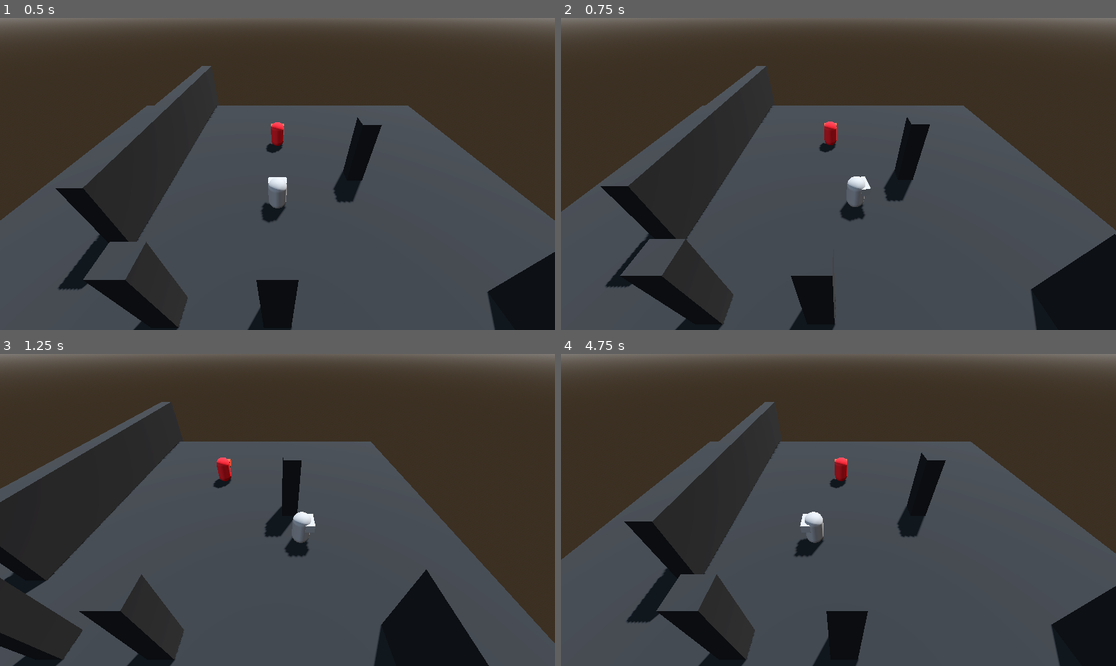
Above: before the commit, frames 1-4 (two rows, left to right).
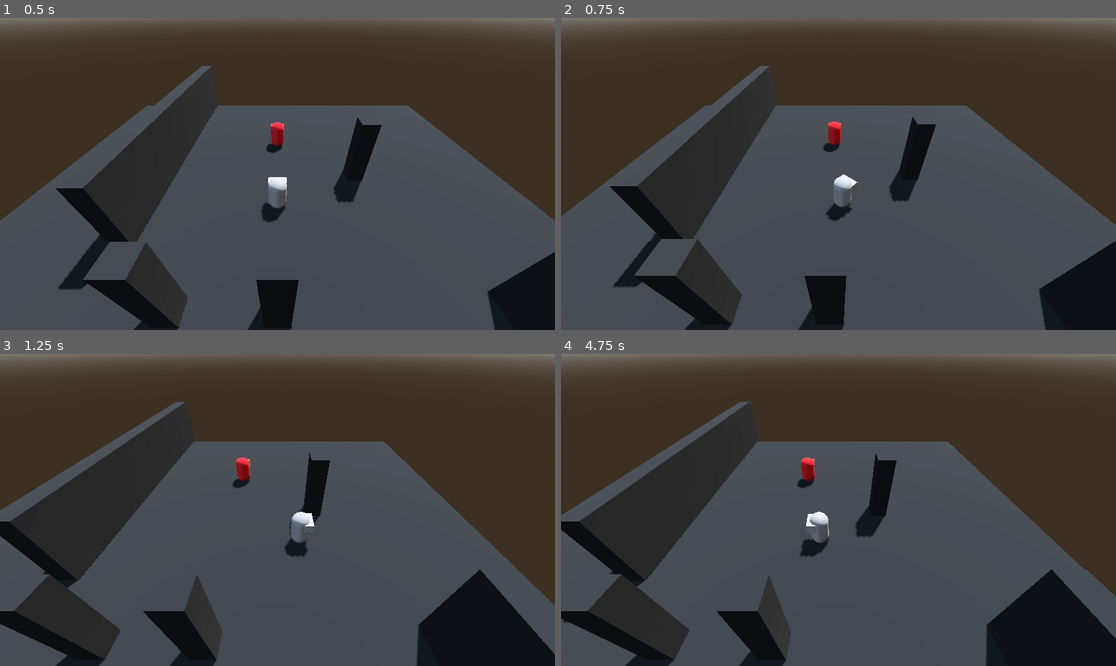
Above: after the commit, the same moments.

Repository: Luis-Blash/speed_attack
Game: Godot game, scene res://main.tscn
The game is run twice, just before and just after one commit, with the same random seed, the same clock (stepped at 60 frames per second) and the same inputs.
Inputs:
- Up to frame 1 (0.5 s): no input
- Up to frame 2 (0.75 s): hold D (move_right) from 0.53 s (still down); tap G (attack_1) at 0.6 s
- Up to frame 3 (1.25 s): keep holding D (move_right)
- Up to frame 4 (4.75 s): release D (move_right) at 1.28 s; hold Down (move_down) 1.28-2.03 s; tap G (attack_1) every 0.75 s from 1.35 to 4.35 s; hold D (move_right) 2.03-2.78 s; hold Up (move_up) 2.78-3.53 s; hold Left (move_left) from 3.53 s (still down)

Frame 1 is identical in both runs. In frame 2, 6.1% of the frame differs, in the area x 0-100%, y 15-100%; in frame 3, 23%; in frame 4, 26%.

Commit message:
feat: attack player

Diff:
--- a/enemy.gd
+++ b/enemy.gd
@@ -99,3 +99,6 @@
 	if body.is_in_group("player"):
 		player = null
 		current_state = State.IDLE
+
+func die() -> void:
+	queue_free()
--- a/main.tscn
+++ b/main.tscn
@@ -22,6 +22,8 @@
 [sub_resource type="CapsuleMesh" id="CapsuleMesh_7dm0k"]
 
 [sub_resource type="BoxMesh" id="BoxMesh_ig7tw"]
+
+[sub_resource type="BoxShape3D" id="BoxShape3D_h2yge"]
 
 [sub_resource type="StandardMaterial3D" id="StandardMaterial3D_lquwl"]
 albedo_color = Color(0.1148968, 0.11489681, 0.1148968, 1)
@@ -63,6 +65,13 @@
 [node name="MeshInstance3D" type="MeshInstance3D" parent="Player/MeshInstance3D" unique_id=1702108708]
 transform = Transform3D(1, 0, 0, 0, 0.5, 0, 0, 0, 0.5, 0, 0.36574686, -0.3936116)
 mesh = SubResource("BoxMesh_ig7tw")
+
+[node name="AttackArea" type="Area3D" parent="Player" unique_id=1409621854]
+transform = Transform3D(1, 0, 0, 0, 1, 0, 0, 0, 1, 0, 0, -1.0378367)
+monitoring = false
+
+[node name="CollisionShape3D" type="CollisionShape3D" parent="Player/AttackArea" unique_id=159826849]
+shape = SubResource("BoxShape3D_h2yge")
 
 [node name="nivel1" type="CSGCombiner3D" parent="." unique_id=994892580]
 transform = Transform3D(1, 0, 0, 0, 1, 0, 0, 0, 1, 0, -2, 0)
--- a/player.gd
+++ b/player.gd
@@ -1,35 +1,107 @@
 extends CharacterBody3D
 
+# --- configuración ---
 @export var speed: float = 8.0
 @export var gravity: float = 20.0
+@export var attack_duration: float = 0.15
 
+# --- state machine ---
+enum State { IDLE, MOVE, ATTACK, DEAD }
+var current_state: State = State.IDLE
+
+# --- ataque ---
+var attack_timer: float = 0.0
+
+# --- referencias ---
+@onready var attack_area: Area3D = $AttackArea
+
+func _ready() -> void:
+	attack_area.monitoring = false
+	attack_area.body_entered.connect(_on_attack_hit)
+
+func _physics_process(delta: float) -> void:
+	# gravedad siempre activa sin importar el estado
+	if not is_on_floor():
+		velocity.y -= gravity * delta
+
+	match current_state:
+		State.IDLE:
+			_state_idle()
+		State.MOVE:
+			_state_move()
+		State.ATTACK:
+			_state_attack(delta)
+		State.DEAD:
+			_state_dead()
+
+	move_and_slide()
+
+# --- estados ---
+func _state_idle() -> void:
+	velocity.x = 0
+	velocity.z = 0
+
+	# transición a MOVE
+	if get_input_direction().length() > 0.1:
+		current_state = State.MOVE
+
+	# transición a ATTACK
+	if Input.is_action_just_pressed("attack_1"):
+		_start_attack()
+
+func _state_move() -> void:
+	var direction := get_input_direction()
+	velocity.x = direction.x * speed
+	velocity.z = direction.z * speed
+
+	# rotar hacia donde se mueve
+	if direction.length() > 0.1:
+		var target_angle := atan2(-direction.x, -direction.z)
+		rotation.y = lerp_angle(rotation.y, target_angle, 0.15)
+
+	# transición a IDLE
+	if direction.length() < 0.1:
+		current_state = State.IDLE
+
+	# transición a ATTACK
+	if Input.is_action_just_pressed("attack_1"):
+		_start_attack()
+
+func _state_attack(delta: float) -> void:
+	# durante el ataque no se mueve
+	velocity.x = 0
+	velocity.z = 0
+
+	attack_timer -= delta
+	if attack_timer <= 0.0:
+		attack_area.monitoring = false
+		current_state = State.IDLE
+
+func _state_dead() -> void:
+	# sin input, sin movimiento
+	velocity.x = 0
+	velocity.z = 0
+
+# --- helpers ---
 func get_input_direction() -> Vector3:
 	var input := Vector2.ZERO
-
-	input.x = Input.get_axis("move_left","move_right")
+	input.x = Input.get_axis("move_left", "move_right")
 	input.y = Input.get_axis("move_up", "move_down")
 
 	if input.length() > 1.0:
 		input = input.normalized()
 
-	var direction := Vector3(
-		input.x,
-		0,
-		input.y
-	)
+	return Vector3(input.x, 0, input.y)
 
-	return direction
+func _start_attack() -> void:
+	current_state = State.ATTACK
+	attack_timer = attack_duration
+	attack_area.monitoring = true
 
-func _physics_process(delta: float) -> void:
-	if not is_on_floor():
-		velocity.y -= gravity * delta
+func die() -> void:
+	current_state = State.DEAD
 
-	var direction := get_input_direction()
-	velocity.x = direction.x * speed
-	velocity.z = direction.z * speed
-
-	if direction.length() > 0.1:
-		var target_angle := atan2(-direction.x, -direction.z)
-		rotation.y = lerp_angle(rotation.y, target_angle, 0.15)
-
-	move_and_slide()
+# --- señales ---
+func _on_attack_hit(body: Node3D) -> void:
+	if body.is_in_group("enemy"):
+		body.die()
